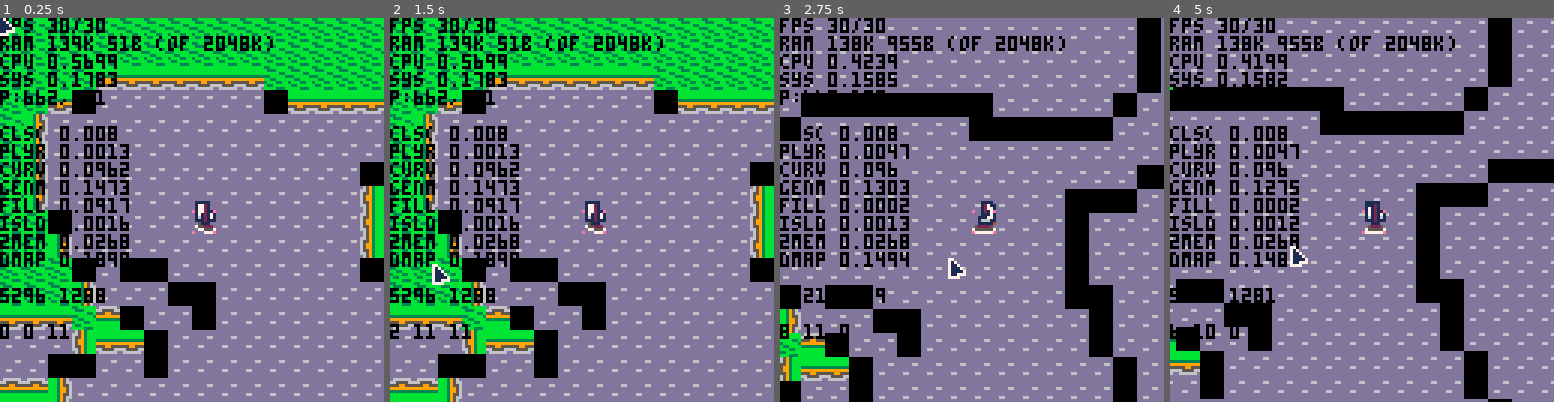
Above: before the commit, frames 1-4 (left to right).
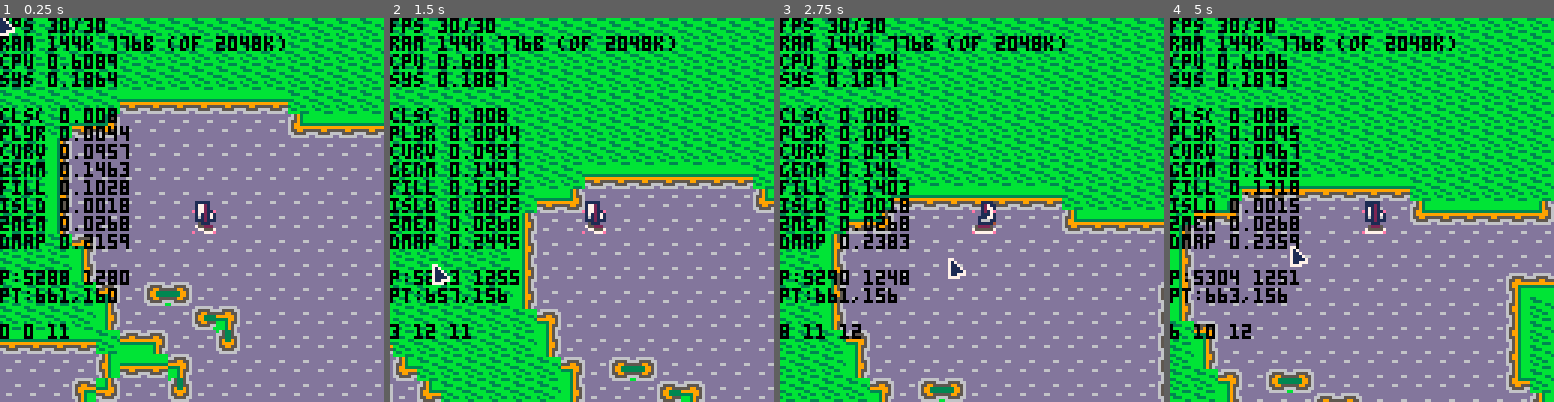
Above: after the commit, the same moments.

Repository: pvan/pico8
Game: PICO-8 cartridge caspian.p8
The game is run twice, just before and just after one commit, with the same random seed, the same clock (stepped at 60 frames per second) and the same inputs.
Inputs (mouse positions are in pixels of both pictures, inside the frame that each line leads up to):
- Up to frame 1 (0.25 s): no input
- Up to frame 2 (1.5 s): tap X (X key) at 0.33, 1.07 s; click (670, 121) at 0.67 s; tap O (Z key) at 0.7 s; click (436, 267) at 1.22 s
- Up to frame 3 (2.75 s): hold Right 1.6-2.1 s; tap O (Z key) at 1.7, 2.1, 2.5 s; click (887, 114) at 1.77 s; tap X (X key) at 1.85 s; hold Up 2.15-2.42 s; click (952, 259) at 2.32 s; hold Right from 2.47 s (still down)
- Up to frame 4 (5 s): click (1404, 106) at 2.87 s; tap O (Z key) every 0.4 s from 2.9 to 4.9 s; tap X (X key) at 2.97, 4.08 s; release Right at 3.03 s; hold Left 3.08-3.58 s; click (1465, 256) at 3.42 s; hold Down 3.63-3.97 s; click (1231, 102) at 3.97 s; hold Right 4.02-4.68 s; click (1292, 248) at 4.52 s; hold Up from 4.73 s (still down)

The runs differ from the first frame. In frame 1, 29% of the frame differs, in the area x 0-100%, y 4-100%; in frame 2, 57%; in frame 3, 66%, in the area x 0-100%, y 0-100%; in frame 4, 65%.

Commit message:
caspian: start bitwise autotiles
add debug menu when holding X+O

Diff:
--- a/caspian.p8
+++ b/caspian.p8
@@ -43,14 +43,26 @@
  add(gtime,{"cls(",stat(1)})
 
 
- -- debug options
- if btnp(⬅️) and btnp(➡️) then
-  debugmsgs = not debugmsgs
+ if btn(❎) and btn(🅾️) then
+  pause_menu=true
+
+  playing_music=false
+  music(-1)
+
+  pm=0
+  if (btn(⬆️)) pm=1
+  if (btn(⬅️)) pm=2
+  if (btn(⬇️)) pm=3
+  if (btn(➡️)) pm=4
+  return --dont update the rest
+ else
+  pause_menu=false
+  if (pm==1) debugmsgs=not debugmsgs
+  if (pm==2) debugmap=not debugmap
+  if (pm==3) debugfill=not debugfill
+  pm=0
  end
- if btnp(⬆️) and btnp(⬇️) then
-  debugmap = not debugmap
- end
- if (btnp(❎)) gtoggle=(gtoggle+1)%maxtog
+
 
 
 
@@ -93,37 +105,32 @@
 function _draw()
 
 
-
  draw_map_as_tiles(subpx,subpy)
+ add(gtime,{"dmap",stat(1)})
+
+
+ player_draw(player)
+
+
  if debugmap then
   draw_map_from_mem()
  end
- add(gtime,{"dmap",stat(1)})
-
-
-
- player_draw(player)
-
-
- --[[
- for c in all(curves) do
- 	line(c[1][1],c[1][2],c[2][1],c[2][2])
- 	line(c[2][1],c[2][2],c[3][1],c[3][2])
- 	line(c[3][1],c[3][2],c[1][1],c[1][2])
+
+
+ if pause_menu then
+  spr(223,64-4,64-4)
+  spr(239,64-4,64-4-10)
+  spr(254,64-4-10,64-4)
+  spr(255,64-4,64-4+10)
+
+  local rx,ry=64-4,64-4
+  if (pm==1) rx=64-4 ry=64-4-10
+  if (pm==2) rx=64-4-10 ry=64-4
+  if (pm==3) rx=64-4 ry=64-4+10
+  rect(rx-1,ry-1,rx+8,ry+8)
  end
- ]]
-
- --draw_tilemap()
-
- --[[
-	world_draw()
- player_draw(player)
-
-	draw_curve()
-
- print("pos"..tostr(player.x)..","..tostr(player.y))
- print("tile"..tostr(flr(player.x/8))..","..tostr(flr(player.y/8)))
-]]
+
+
  camera()
  color(0)
  if debugmsgs then
@@ -135,9 +142,6 @@
   print("cpu "..stat(1))
   print("sys "..stat(2))
 
- 	print("p:"..ptx..","..pty)
- 	--print("c:"..cx..","..cy)
-
  	print(" ")
  	lastt = 0
  	for i=1,#gtime do
@@ -148,7 +152,8 @@
  	end
 
  	print(" ")
- 	print(player.x.." "..player.y)
+ 	print("p:"..player.x.." "..player.y)
+ 	print("pt:"..ptx..","..pty)
 
  	print(" ")
 
@@ -170,9 +175,7 @@
 gsteps={}
 rolmsg={}
 
-gtoggle=1
-maxtog=2
-
+debugfill=true
 debugmap=false
 debugmsgs=true
 -->8
@@ -265,6 +268,26 @@
  end
  color(6)
 end
+
+//these are {tile,vflip,hflip}
+tilecodes={
+{0},
+{1},
+{2},
+{3},
+{1,true},
+{4},
+{3,true},
+{5},
+{2,false,true},
+{3,false,true},
+{6},
+{7},
+{3,true,true},
+{5,false,true},
+{7,true},
+{-2},
+}
 
 function draw_map_as_tiles(scx,scy)
  --the full camera position
@@ -303,41 +326,34 @@
 
  			local n=peek(mapaddr+(ltx+(lty-1)*mapw))
  			local s=peek(mapaddr+(ltx+(lty+1)*mapw))
- 			local e=peek(mapaddr+((ltx-1)+lty*mapw))
- 			local w=peek(mapaddr+((ltx+1)+lty*mapw))
-
-    if n==tile_land and
-  			  s==tile_land and
-  			  e==tile_land and
-  			  w==tile_land
-  		then spr(1,sx,sy)	end
-    if n!=tile_land and
-  			  s==tile_land and
-  			  e==tile_land and
-  			  w==tile_land
-  		then spr(3,sx,sy,1,1,false,true) end
-    if n==tile_land and
-  			  s!=tile_land and
-  			  e==tile_land and
-  			  w==tile_land
-  		then spr(3,sx,sy) end
-    if n==tile_land and
-  			  s==tile_land and
-  			  e!=tile_land and
-  			  w==tile_land
-  		then spr(5,sx,sy,1,1,true,false) end
-    if n==tile_land and
-  			  s==tile_land and
-  			  e==tile_land and
-  			  w!=tile_land
-  		then spr(5,sx,sy) end
-			end
-			--[[
-   if t==tile_land then
-    spr(1,mx*8-px,my*8-py)
-   else
-    spr(2,mx*8-px,my*8-py)
-   end]]
+ 			local e=peek(mapaddr+((ltx+1)+lty*mapw))
+ 			local w=peek(mapaddr+((ltx-1)+lty*mapw))
+
+ 			--setup like this:
+ 			--eswn
+ 			--1010
+
+ 			n=(n==tile_land and 1 or 0)
+ 			s=(s==tile_land and 1 or 0)
+ 			e=(e==tile_land and 1 or 0)
+ 			w=(w==tile_land and 1 or 0)
+
+ 			e=shl(e,3)
+ 			s=shl(s,2)
+ 			w=shl(w,1)
+
+ 			local code=bor(n,bor(s,bor(e,w)))
+
+ 			drawcode=tilecodes[code+1]
+
+ 			local id=drawcode[1]+3
+ 			local vf=drawcode[2]
+ 			local hf=drawcode[3]
+
+ 			--todo: pickup here
+ 			spr(id,sx,sy,1,1,hf,vf)
+
+ 		end
   end
  end
  color(6)
@@ -378,12 +394,12 @@
 
 function player_update(p)
 
- frames_of_forgiveness = 2
+ local frames_of_forgiveness = 2
 
  local u = btn(⬆️)
- d = btn(⬇️)
- l = btn(⬅️)
- r = btn(➡️)
+ local d = btn(⬇️)
+ local l = btn(⬅️)
+ local r = btn(➡️)
 
  if u then u_frames_released =0
       else u_frames_released+=1 end
@@ -416,13 +432,14 @@
  if (p.d == 2 and u_frames_released<frames_of_forgiveness) then p.d=1 end
  if (p.d == 2 and d_frames_released<frames_of_forgiveness) then p.d=3 end
  if (p.d == 4 and l_frames_released<frames_of_forgiveness) then p.d=3 end
- if (p.d == 4 and l_frames_released<frames_of_forgiveness) then p.d=5 end
+ if (p.d == 4 and r_frames_released<frames_of_forgiveness) then p.d=5 end
  if (p.d == 6 and u_frames_released<frames_of_forgiveness) then p.d=7 end
  if (p.d == 6 and d_frames_released<frames_of_forgiveness) then p.d=5 end
 
 
 
- if u or d or l or r then
+ --if u or d or l or r then
+ if true then --always move for now
 
  	if not playing_music then
  	  music(1)
@@ -699,7 +716,7 @@
 
 function fill_map()
 
- if gtoggle==1 then
+ if debugfill then
 
  --fill land, rest default to water
 
Not shown, changed: 48 lines of the sprite sheet (__gfx__) section of caspian.p8
